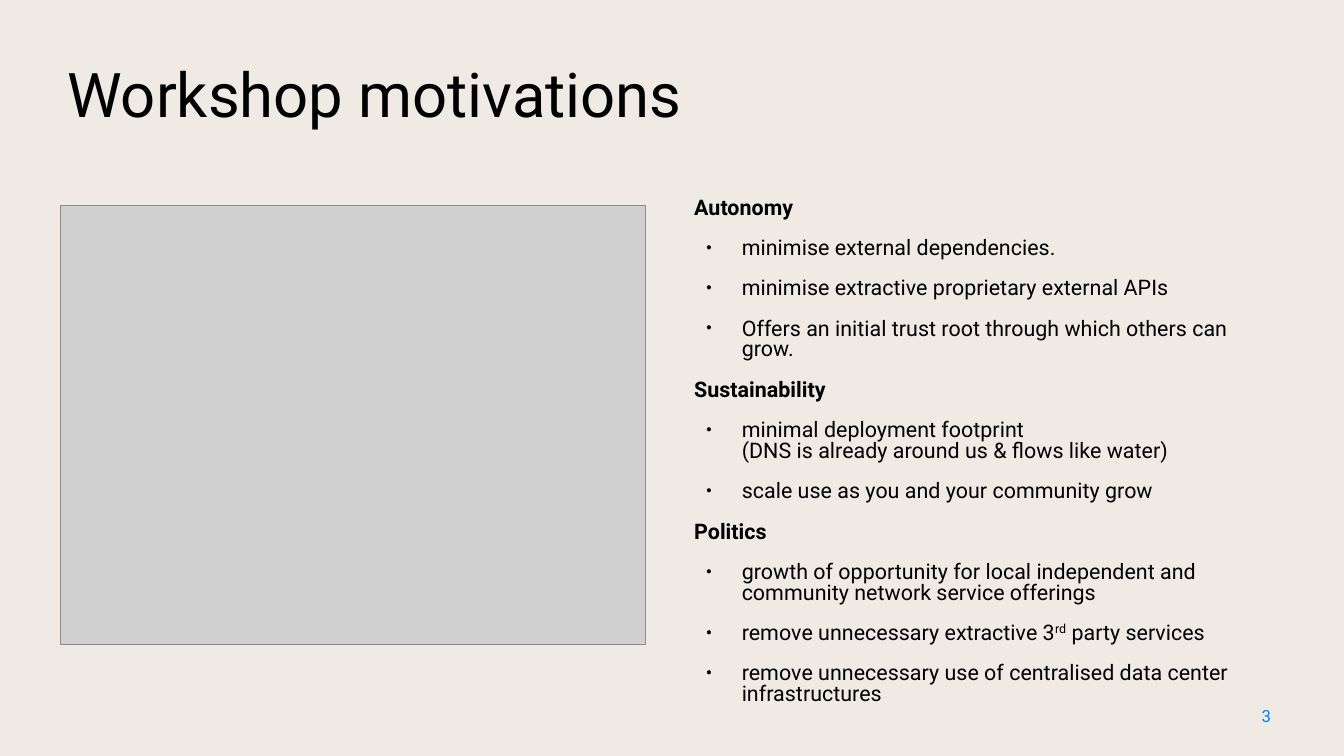
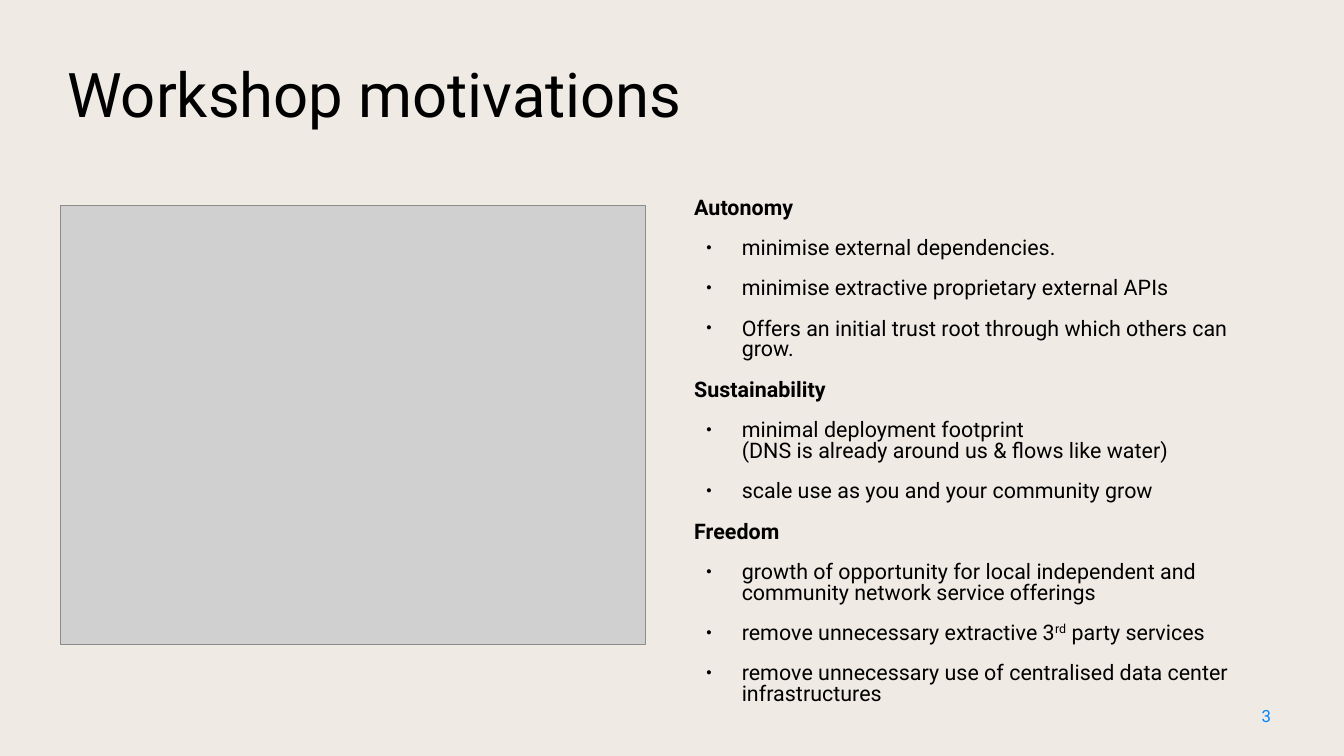
Before and after one commit to NetworkCommons/sig0namectl, a slide deck: slide 3 of docs/20230824 Draft Improved Presentation.odp. Drawn at 1344x756 pixels with LibreOffice and Linux fonts; fonts in the diff are those of the drawing; grey boxes stand for pictures. Boxes give left, top, right and bottom in pixels: in the first picture for what was removed or moved away, otherwise in the second. Text is boxed around its words. In the diff, an @@ line names an element or a change of style, - is before the commit and + after.

```diff
--- a/docs/20230824 Draft Improved Presentation.odp
+++ b/docs/20230824 Draft Improved Presentation.odp
@@ text at <box>694,523,779,540</box>: text changed @@
-Politics
+Freedom
```
Also in this commit, not shown: 3 other slides changed, 1 other file.
